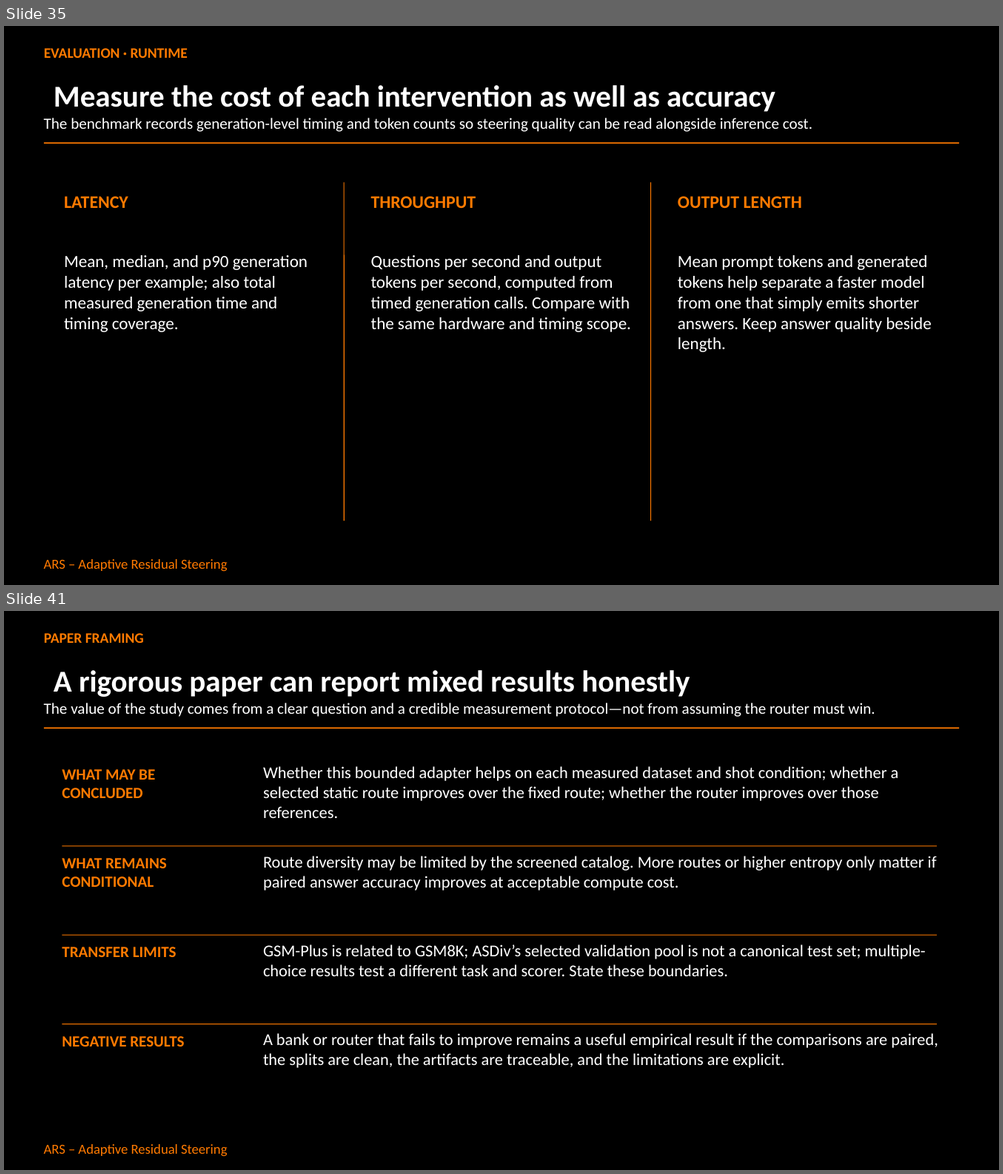
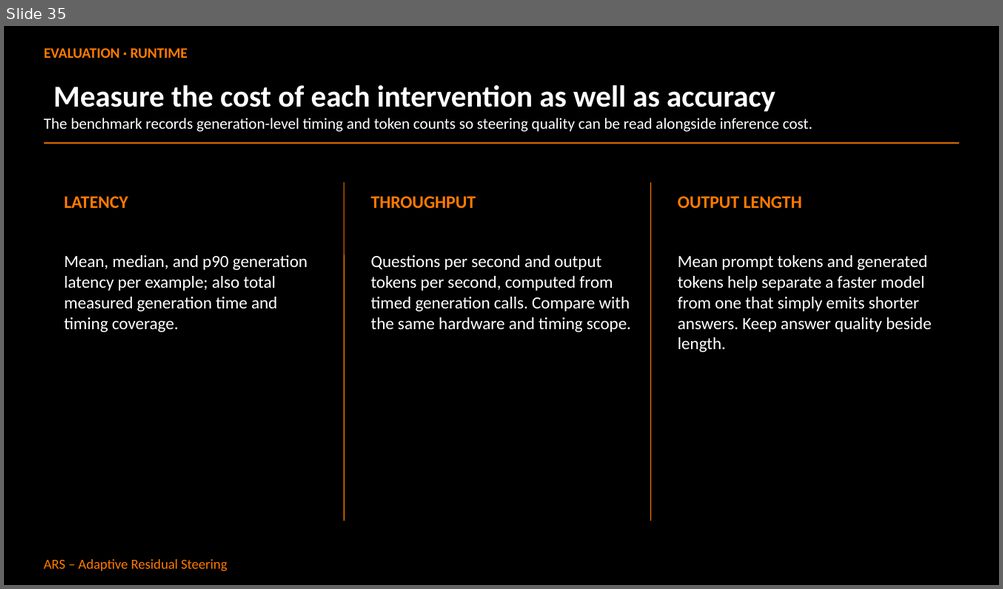
Before and after one commit to Abdullah182155/adaptive-residual-steering, a slide deck: ARS_Research_Presentation.pptx. Shown one above the other, each under a label of ours: slides 35 and 41 before the commit, slide 35 after it; the slides between them are not shown. The pictures are 1003x1174 and 1003x589 pixels, drawn with LibreOffice and Linux fonts; fonts in the diff are those of the drawing. Boxes give left, top, right and bottom in pixels: in the first picture for what was removed or moved away, otherwise in the second. Text is boxed around its words. In the diff, an @@ line names an element or a change of style, - is before the commit and + after.

Commit message:
docs: finalize research handoff and presentation
Record the completed benchmark evidence, release provenance, limitations, and references alongside the reviewed research deck.

```diff
--- a/ARS_Research_Presentation.pptx
+++ b/ARS_Research_Presentation.pptx
@@ slide 41 removed at (4,611,999,1170), background #000000; not listed: 1 template element that a slide beside it also shows @@
@@ text removed at (44,633,144,643) @@
-PAPER FRAMING
@@ title removed at (54,670,689,697) @@
-A rigorous paper can report mixed results honestly
@@ text removed at (44,703,874,717) @@
-The value of the study comes from a clear question and a credible measurement protocol—not from assuming the router must win.
@@ line removed from (44, 729) to (959, 729) @@
@@ text removed at (62,769,155,798) @@
-WHAT MAY BE CONCLUDED
@@ text removed at (263,766,899,818) @@
-Whether this bounded adapter helps on each measured dataset and shot condition; whether a selected static route improves over the fixed route; whether the router improves over those references.
@@ line removed from (62, 846) to (937, 846) @@
@@ text removed at (62,858,167,887) @@
-WHAT REMAINS CONDITIONAL
@@ text removed at (263,856,936,891) @@
-Route diversity may be limited by the screened catalog. More routes or higher entropy only matter if paired answer accuracy improves at acceptable compute cost.
@@ line removed from (62, 935) to (937, 935) @@
@@ text removed at (62,947,176,957) @@
-TRANSFER LIMITS
@@ text removed at (263,945,925,977) @@
-GSM-Plus is related to GSM8K; ASDiv’s selected validation pool is not a canonical test set; multiple-choice results test a different task and scorer. State these boundaries.
@@ line removed from (62, 1025) to (937, 1025) @@
@@ text removed at (62,1037,184,1047) @@
-NEGATIVE RESULTS
@@ text removed at (263,1034,938,1068) @@
-A bank or router that fails to improve remains a useful empirical result if the comparisons are paired, the splits are clean, the artifacts are traceable, and the limitations are explicit.
```
Also in this commit, not shown: 8 slides changed, 15 slides added, 8 other slides removed, 12 other files.
